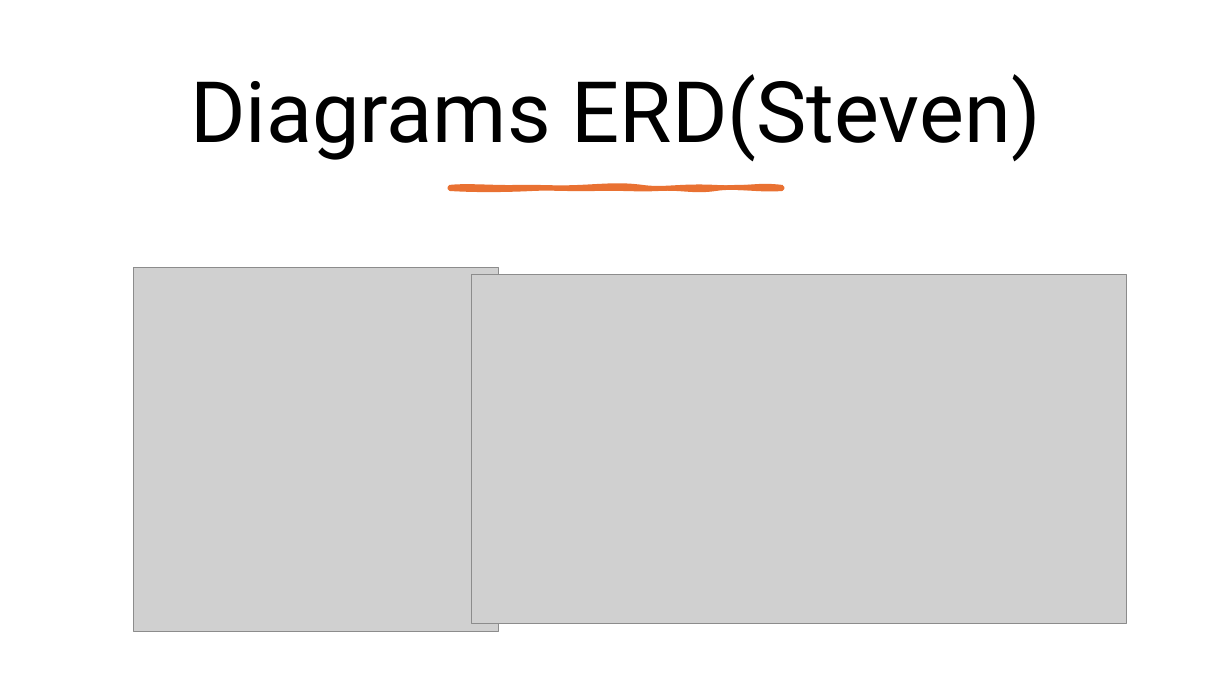
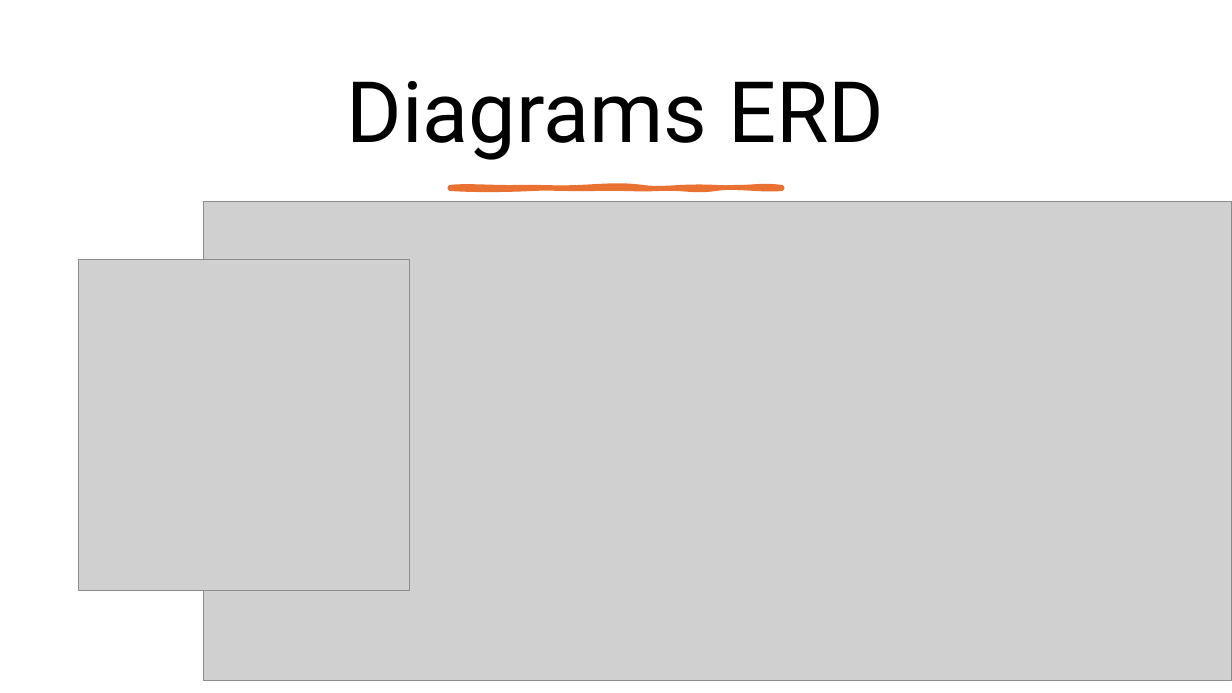
Before and after one commit to Jormungandr72/Cross-Website-Price-Checker, a slide deck: slide 6 of docs/phase_three_docs/Phase_Three_Presentation.pptx. Drawn at 1232x693 pixels with LibreOffice and Linux fonts; fonts in the diff are those of the drawing; grey boxes stand for pictures. Boxes give left, top, right and bottom in pixels: in the first picture for what was removed or moved away, otherwise in the second. Text is boxed around its words. In the diff, an @@ line names an element or a change of style, - is before the commit and + after.

```diff
--- a/docs/phase_three_docs/Phase_Three_Presentation.pptx
+++ b/docs/phase_three_docs/Phase_Three_Presentation.pptx
@@ title at (347,81,884,160): text changed @@
-Diagrams ERD(Steven)
+Diagrams ERD
@@ picture: place and size @@
-picture at (471,274,1127,624)
+picture at (203,201,1232,680)
@@ picture: place and size @@
-picture at (134,267,498,631)
+picture at (79,259,410,591)
```
Also in this commit, not shown: 7 other slides changed.
